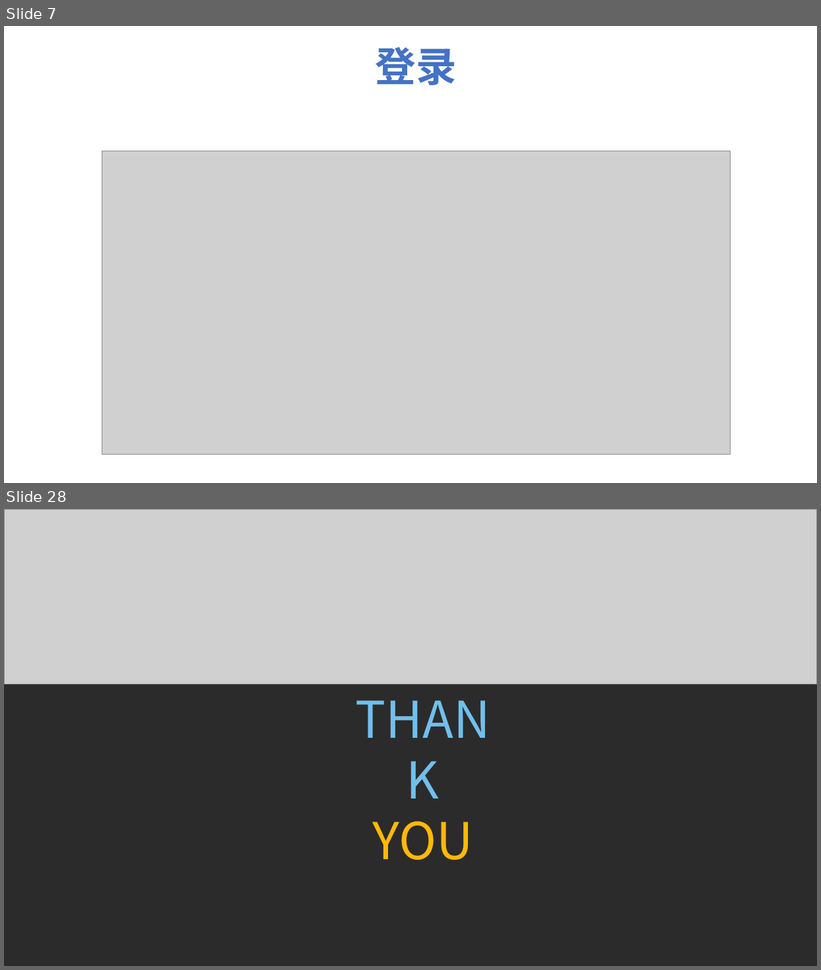
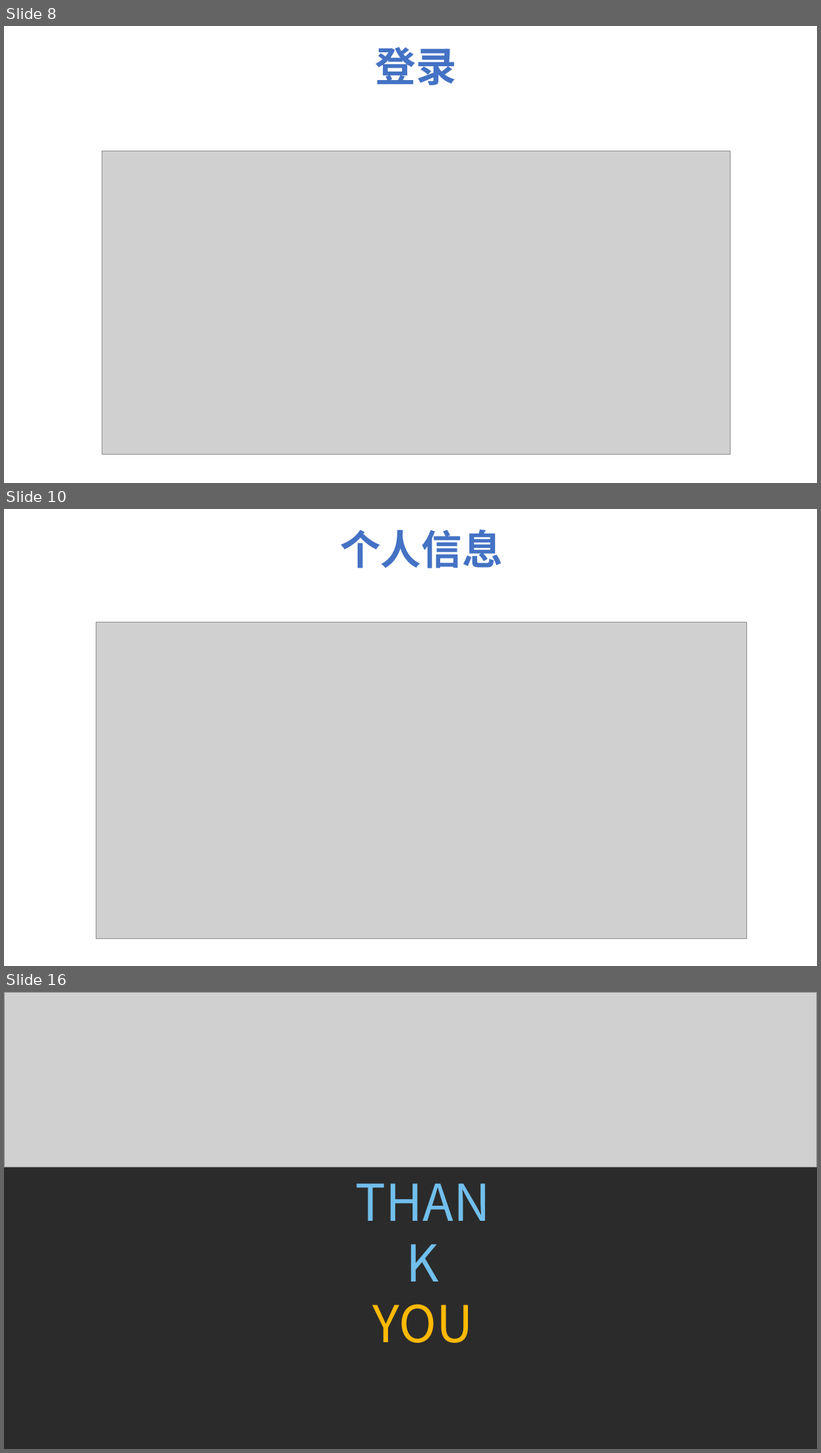
Before and after one commit to HolyShiftt/teach, a slide deck: document/中期答辩.pptx. Shown one above the other, each under a label of ours: slides 7 and 28 before the commit, slides 8, 10 and 16 after it; the slides between them are not shown. The pictures are 821x970 and 821x1453 pixels, drawn with LibreOffice and Linux fonts; fonts in the diff are those of the drawing; grey boxes stand for pictures; background and template pictures are left out; a plain dark background stands for a picture behind light text. Boxes give left, top, right and bottom in pixels: in the first picture for what was removed or moved away, otherwise in the second. Text is boxed around its words. In the diff, an @@ line names an element or a change of style, - is before the commit and + after.

```diff
--- a/document/中期答辩.pptx
+++ b/document/中期答辩.pptx
@@ slide 10 added at <box>4,509,817,966</box>, background picture (left out) @@
@@ text added at <box>340,529,502,568</box>, 48 pt, text #4472C4, bold @@
+个人信息
@@ picture added at <box>96,623,748,939</box> @@
@@ what was slide 7 is now slide 8 @@
@@ what was slide 28 is now slide 16 @@
```
Also in this commit, not shown: 2 slides changed, 7 other slides added, 3 slides removed, 4 other files.
